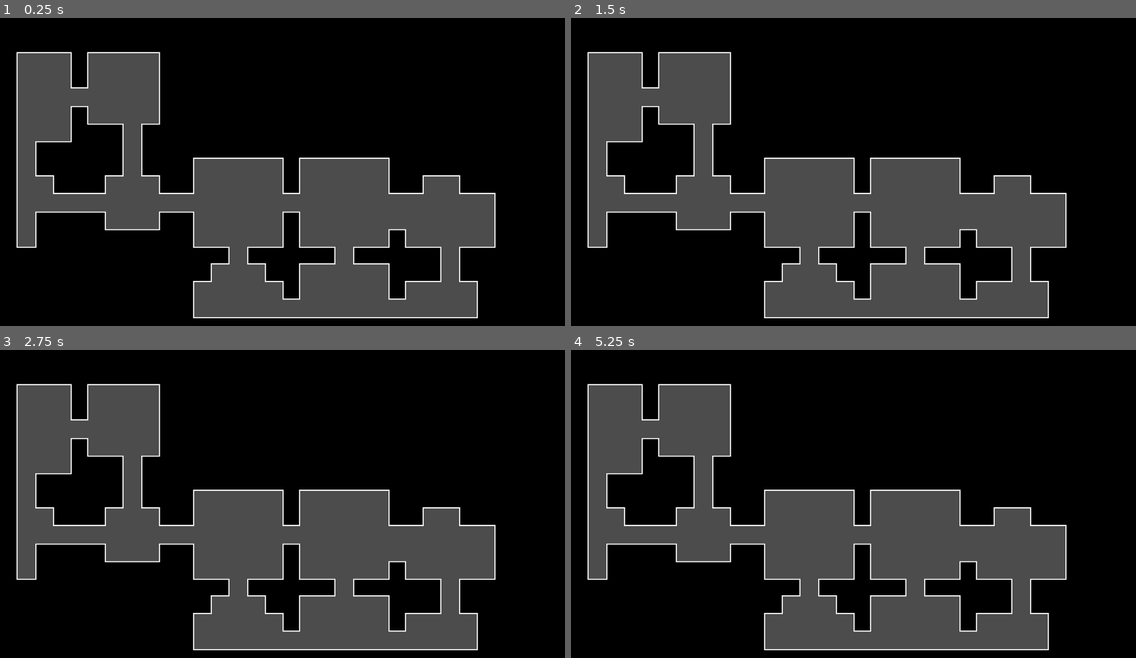
Above: before the commit, frames 1-4 (two rows, left to right).
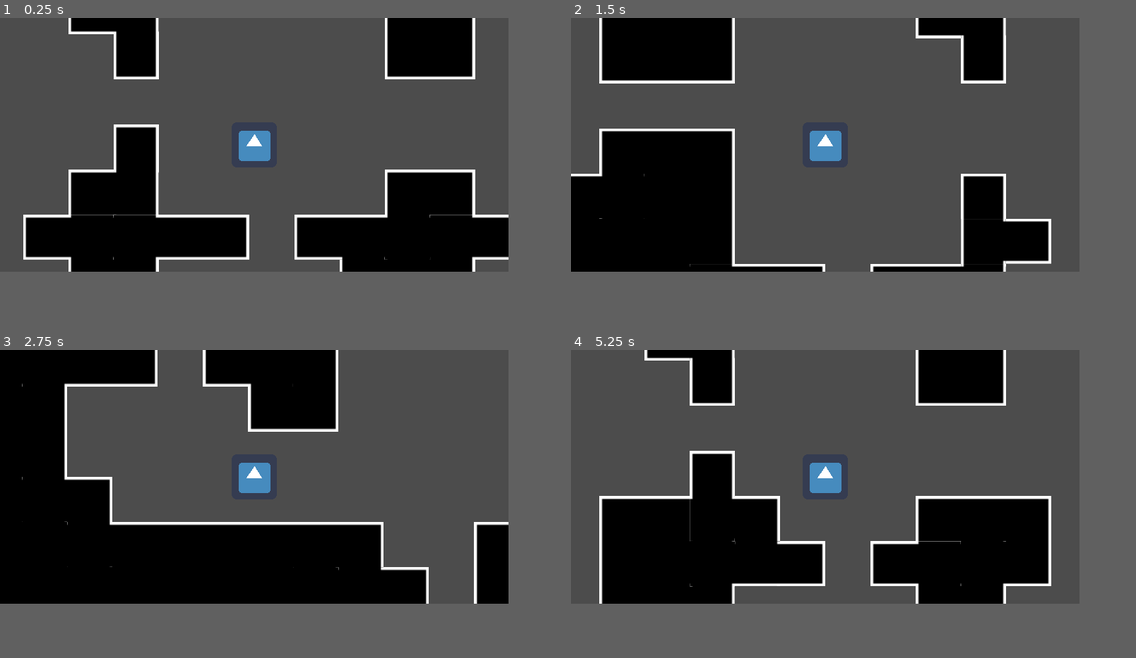
Above: after the commit, the same moments.

Repository: AyushBhargav/Dungeon-Generator
Game: Godot game, scene res://World.tscn
Same seed, same stepped clock (60 frames per second), same inputs: the game is played once before the commit and once after it. The engine's default icon, where the game draws it, is replaced by a stand-in: a white triangle on a blue panel in a dark square.
Inputs:
- Up to frame 1 (0.25 s): no input
- Up to frame 2 (1.5 s): tap Enter (ui_accept) at 0.5, 1.35 s; hold Right (ui_right) 0.53-1.28 s; hold Enter (ui_accept) 0.53-1.28 s; hold Down (ui_down) from 1.28 s (still down)
- Up to frame 3 (2.75 s): tap Enter (ui_accept) at 1.52, 1.82 s; release Down (ui_down) at 2.03 s; hold Right (ui_right) from 2.03 s (still down); hold Enter (ui_accept) from 2.03 s (still down)
- Up to frame 4 (5.25 s): release Right (ui_right) at 2.78 s; release Enter (ui_accept) at 2.78 s; hold Up (ui_up) 2.78-3.53 s; tap Enter (ui_accept) at 2.85, 3.02, 3.32, 4.35, 4.52, 4.82 s; hold Enter (ui_accept) 3.53-4.28 s; hold Left (ui_left) 3.53-5.03 s; hold Down (ui_down) from 5.03 s (still down); hold Enter (ui_accept) from 5.03 s (still down)
In our replay, the window is 800x437 before the commit and 720x360 after it. These sizes can differ from the game's own. Grey fills any space a smaller window leaves; there, only what the larger window draws over its background counts as a difference.

The runs differ from the first frame. In frame 1, 56% of the frame differs, in the area x 0-90%, y 0-98%; in frame 2, 53%; in frame 3, 51%; in frame 4, 58%.

Commit message:
Player added

Diff:
--- /dev/null
+++ b/Exit.gd
@@ -0,0 +1,5 @@
+extends Area2D
+
+signal leaving_level
+func _on_Exit_body_entered(body):
+	emit_signal("leaving_level")
--- /dev/null
+++ b/Exit.tscn
@@ -0,0 +1,19 @@
+[gd_scene load_steps=3 format=2]
+
+[ext_resource path="res://Exit.gd" type="Script" id=1]
+
+[sub_resource type="RectangleShape2D" id=1]
+extents = Vector2( 4.22977, 14.4802 )
+
+[node name="Exit" type="Area2D"]
+script = ExtResource( 1 )
+
+[node name="ColorRect" type="ColorRect" parent="."]
+margin_right = 32.0
+margin_bottom = 32.0
+
+[node name="CollisionShape2D" type="CollisionShape2D" parent="."]
+position = Vector2( 16.1888, 16.6434 )
+scale = Vector2( 3.5, 1 )
+shape = SubResource( 1 )
+[connection signal="body_entered" from="." to="." method="_on_Exit_body_entered"]
--- /dev/null
+++ b/Player.gd
@@ -0,0 +1,6 @@
+extends KinematicBody2D
+
+func _physics_process(_delta):
+	var x_input = Input.get_action_strength("ui_right") - Input.get_action_strength("ui_left")
+	var y_input = Input.get_action_strength("ui_down") - Input.get_action_strength("ui_up")
+	move_and_slide(Vector2(x_input, y_input) * 100)
--- /dev/null
+++ b/Player.tscn
@@ -0,0 +1,20 @@
+[gd_scene load_steps=4 format=2]
+
+[ext_resource path="res://Player.gd" type="Script" id=1]
+[ext_resource path="res://icon.png" type="Texture" id=2]
+
+[sub_resource type="CircleShape2D" id=1]
+radius = 15.0
+
+[node name="Player" type="KinematicBody2D"]
+script = ExtResource( 1 )
+
+[node name="Sprite" type="Sprite" parent="."]
+scale = Vector2( 0.5, 0.5 )
+texture = ExtResource( 2 )
+
+[node name="CollisionShape2D" type="CollisionShape2D" parent="."]
+shape = SubResource( 1 )
+
+[node name="Camera2D" type="Camera2D" parent="."]
+current = true
--- a/Walker.gd
+++ b/Walker.gd
@@ -9,6 +9,7 @@
 var borders = Rect2()
 var step_history = []
 var steps_since_turns = 0
+var rooms = []
 
 func _init(starting_position, new_borders):
 	assert(new_borders.has_point(starting_position))
@@ -17,7 +18,7 @@
 	borders = new_borders
 
 func walk(steps):
-	create_room(position)
+	place_room(position)
 	for step in steps:
 		if steps_since_turns >= 6:
 			change_direction()
@@ -37,7 +38,7 @@
 	return false
 
 func change_direction():
-	create_room(position)
+	place_room(position)
 	steps_since_turns = 0
 	var directions = DIRECTIONS.duplicate()
 	directions.erase(direction)
@@ -46,11 +47,23 @@
 	while not borders.has_point(position + direction):
 		direction = directions.pop_front()
 
-func create_room(position):
+func create_room(position, size):
+	return {position = position, size = size}
+
+func place_room(position):
 	var size = Vector2(randi() % 4 + 2, randi() % 4 + 2)
 	var top_left_corner = (position - size/2).ceil()
+	rooms.append(create_room(position, size))
 	for y in size.y:
 		for x in size.x:
 			var new_step = top_left_corner + Vector2(x, y)
 			if borders.has_point(new_step):
 				step_history.append(new_step)
+
+func get_end_room():
+	var end_room = rooms.pop_front()
+	var starting_position = step_history.front()
+	for room in rooms:
+		if starting_position.distance_to(room.position) > starting_position.distance_to(end_room.position):
+			end_room = room
+	return end_room
--- a/World.gd
+++ b/World.gd
@@ -1,16 +1,37 @@
 extends Node2D
+
+const Player = preload("res://Player.tscn")
+const Exit = preload("res://Exit.tscn")
 
 var borders = Rect2(1, 1, 31, 16)
 
 onready var tileMap = $TileMap
 
 func _ready():
+	randomize()
 	generate_level()
 
 func generate_level():
 	var walker = Walker.new(Vector2(19, 11), borders)
 	var map = walker.walk(200)
+
+	var player = Player.instance()
+	add_child(player)
+	player.position = map.front() * 32
+
+	var exit = Exit.instance()
+	add_child(exit)
+	exit.position = walker.get_end_room().position*32
+	exit.connect("leaving_level", self, "reload_level")
+
 	walker.queue_free()
 	for location in map:
 		tileMap.set_cellv(location, -1)
 	tileMap.update_bitmask_region(borders.position, borders.end)
+
+func _input(event):
+	if event.is_action_pressed("ui_accept"):
+		reload_level()
+
+func reload_level():
+	get_tree().reload_current_scene()
--- a/World.tscn
+++ b/World.tscn
@@ -1,8 +1,149 @@
-[gd_scene load_steps=5 format=2]
+[gd_scene load_steps=52 format=2]
 
 [ext_resource path="res://World.gd" type="Script" id=1]
 [ext_resource path="res://RandomLevelGenTileset.png" type="Texture" id=2]
 [ext_resource path="res://Walker.gd" type="Script" id=3]
+
+[sub_resource type="ConvexPolygonShape2D" id=2]
+points = PoolVector2Array( 0, 0, 32, 0, 32, 32, 0, 32 )
+
+[sub_resource type="ConvexPolygonShape2D" id=3]
+points = PoolVector2Array( 0, 0, 32, 0, 32, 32, 0, 32 )
+
+[sub_resource type="ConvexPolygonShape2D" id=4]
+points = PoolVector2Array( 0, 0, 32, 0, 32, 32, 0, 32 )
+
+[sub_resource type="ConvexPolygonShape2D" id=5]
+points = PoolVector2Array( 0, 0, 32, 0, 32, 32, 0, 32 )
+
+[sub_resource type="ConvexPolygonShape2D" id=6]
+points = PoolVector2Array( 0, 0, 32, 0, 32, 32, 0, 32 )
+
+[sub_resource type="ConvexPolygonShape2D" id=7]
+points = PoolVector2Array( 0, 0, 32, 0, 32, 32, 0, 32 )
+
+[sub_resource type="ConvexPolygonShape2D" id=8]
+points = PoolVector2Array( 0, 0, 32, 0, 32, 32, 0, 32 )
+
+[sub_resource type="ConvexPolygonShape2D" id=9]
+points = PoolVector2Array( 0, 0, 32, 0, 32, 32, 0, 32 )
+
+[sub_resource type="ConvexPolygonShape2D" id=10]
+points = PoolVector2Array( 0, 0, 32, 0, 32, 32, 0, 32 )
+
+[sub_resource type="ConvexPolygonShape2D" id=11]
+points = PoolVector2Array( 0, 0, 32, 0, 32, 32, 0, 32 )
+
+[sub_resource type="ConvexPolygonShape2D" id=12]
+points = PoolVector2Array( 0, 0, 32, 0, 32, 32, 0, 32 )
+
+[sub_resource type="ConvexPolygonShape2D" id=13]
+points = PoolVector2Array( 0, 0, 32, 0, 32, 32, 0, 32 )
+
+[sub_resource type="ConvexPolygonShape2D" id=14]
+points = PoolVector2Array( 0, 0, 32, 0, 32, 32, 0, 32 )
+
+[sub_resource type="ConvexPolygonShape2D" id=15]
+points = PoolVector2Array( 0, 0, 32, 0, 32, 32, 0, 32 )
+
+[sub_resource type="ConvexPolygonShape2D" id=16]
+points = PoolVector2Array( 0, 0, 32, 0, 32, 32, 0, 32 )
+
+[sub_resource type="ConvexPolygonShape2D" id=17]
+points = PoolVector2Array( 0, 0, 32, 0, 32, 32, 0, 32 )
+
+[sub_resource type="ConvexPolygonShape2D" id=18]
+points = PoolVector2Array( 0, 0, 32, 0, 32, 32, 0, 32 )
+
+[sub_resource type="ConvexPolygonShape2D" id=19]
+points = PoolVector2Array( 0, 0, 32, 0, 32, 32, 0, 32 )
+
+[sub_resource type="ConvexPolygonShape2D" id=20]
+points = PoolVector2Array( 0, 0, 32, 0, 32, 32, 0, 32 )
+
+[sub_resource type="ConvexPolygonShape2D" id=21]
+points = PoolVector2Array( 0, 0, 32, 0, 32, 32, 0, 32 )
+
+[sub_resource type="ConvexPolygonShape2D" id=22]
+points = PoolVector2Array( 0, 0, 32, 0, 32, 32, 0, 32 )
+
+[sub_resource type="ConvexPolygonShape2D" id=23]
+points = PoolVector2Array( 0, 0, 32, 0, 32, 32, 0, 32 )
+
+[sub_resource type="ConvexPolygonShape2D" id=24]
+points = PoolVector2Array( 0, 0, 32, 0, 32, 32, 0, 32 )
+
+[sub_resource type="ConvexPolygonShape2D" id=25]
+points = PoolVector2Array( 0, 0, 32, 0, 32, 32, 0, 32 )
+
+[sub_resource type="ConvexPolygonShape2D" id=26]
+points = PoolVector2Array( 0, 0, 32, 0, 32, 32, 0, 32 )
+
+[sub_resource type="ConvexPolygonShape2D" id=27]
+points = PoolVector2Array( 0, 0, 32, 0, 32, 32, 0, 32 )
+
+[sub_resource type="ConvexPolygonShape2D" id=28]
+points = PoolVector2Array( 0, 0, 32, 0, 32, 32, 0, 32 )
+
+[sub_resource type="ConvexPolygonShape2D" id=29]
+points = PoolVector2Array( 0, 0, 32, 0, 32, 32, 0, 32 )
+
+[sub_resource type="ConvexPolygonShape2D" id=30]
+points = PoolVector2Array( 0, 0, 32, 0, 32, 32, 0, 32 )
+
+[sub_resource type="ConvexPolygonShape2D" id=31]
+points = PoolVector2Array( 0, 0, 32, 0, 32, 32, 0, 32 )
+
+[sub_resource type="ConvexPolygonShape2D" id=32]
+points = PoolVector2Array( 0, 0, 32, 0, 32, 32, 0, 32 )
+
+[sub_resource type="ConvexPolygonShape2D" id=33]
+points = PoolVector2Array( 0, 0, 32, 0, 32, 32, 0, 32 )
+
+[sub_resource type="ConvexPolygonShape2D" id=34]
+points = PoolVector2Array( 0, 0, 32, 0, 32, 32, 0, 32 )
+
+[sub_resource type="ConvexPolygonShape2D" id=35]
+points = PoolVector2Array( 0, 0, 32, 0, 32, 32, 0, 32 )
+
+[sub_resource type="ConvexPolygonShape2D" id=36]
+points = PoolVector2Array( 0, 0, 32, 0, 32, 32, 0, 32 )
+
+[sub_resource type="ConvexPolygonShape2D" id=37]
+points = PoolVector2Array( 0, 0, 32, 0, 32, 32, 0, 32 )
+
+[sub_resource type="ConvexPolygonShape2D" id=38]
+points = PoolVector2Array( 0, 0, 32, 0, 32, 32, 0, 32 )
+
+[sub_resource type="ConvexPolygonShape2D" id=39]
+points = PoolVector2Array( 0, 0, 32, 0, 32, 32, 0, 32 )
+
+[sub_resource type="ConvexPolygonShape2D" id=40]
+points = PoolVector2Array( 0, 0, 32, 0, 32, 32, 0, 32 )
+
+[sub_resource type="ConvexPolygonShape2D" id=41]
+points = PoolVector2Array( 0, 0, 32, 0, 32, 32, 0, 32 )
+
+[sub_resource type="ConvexPolygonShape2D" id=42]
+points = PoolVector2Array( 0, 0, 32, 0, 32, 32, 0, 32 )
+
+[sub_resource type="ConvexPolygonShape2D" id=43]
+points = PoolVector2Array( 0, 0, 32, 0, 32, 32, 0, 32 )
+
+[sub_resource type="ConvexPolygonShape2D" id=44]
+points = PoolVector2Array( 0, 0, 32, 0, 32, 32, 0, 32 )
+
+[sub_resource type="ConvexPolygonShape2D" id=45]
+points = PoolVector2Array( 0, 0, 32, 0, 32, 32, 0, 32 )
+
+[sub_resource type="ConvexPolygonShape2D" id=46]
+points = PoolVector2Array( 0, 0, 32, 0, 32, 32, 0, 32 )
+
+[sub_resource type="ConvexPolygonShape2D" id=47]
+points = PoolVector2Array( 0, 0, 32, 0, 32, 32, 0, 32 )
+
+[sub_resource type="ConvexPolygonShape2D" id=48]
+points = PoolVector2Array( 0, 0, 32, 0, 32, 32, 0, 32 )
 
 [sub_resource type="TileSet" id=1]
 0/name = "RandomLevelGenTileset.png 0"
@@ -22,7 +163,289 @@
 0/autotile/z_index_map = [  ]
 0/occluder_offset = Vector2( 0, 0 )
 0/navigation_offset = Vector2( 0, 0 )
-0/shapes = [  ]
+0/shapes = [ {
+"autotile_coord": Vector2( 0, 0 ),
+"one_way": false,
+"one_way_margin": 1.0,
+"shape": SubResource( 2 ),
+"shape_transform": Transform2D( 1, 0, 0, 1, 0, 0 )
+}, {
+"autotile_coord": Vector2( 2, 0 ),
+"one_way": false,
+"one_way_margin": 1.0,
+"shape": SubResource( 3 ),
+"shape_transform": Transform2D( 1, 0, 0, 1, 0, 0 )
+}, {
+"autotile_coord": Vector2( 1, 0 ),
+"one_way": false,
+"one_way_margin": 1.0,
+"shape": SubResource( 4 ),
+"shape_transform": Transform2D( 1, 0, 0, 1, 0, 0 )
+}, {
+"autotile_coord": Vector2( 3, 0 ),
+"one_way": false,
+"one_way_margin": 1.0,
+"shape": SubResource( 5 ),
+"shape_transform": Transform2D( 1, 0, 0, 1, 0, 0 )
+}, {
+"autotile_coord": Vector2( 4, 4 ),
+"one_way": false,
+"one_way_margin": 1.0,
+"shape": SubResource( 6 ),
+"shape_transform": Transform2D( 1, 0, 0, 1, 0, 0 )
+}, {
+"autotile_coord": Vector2( 5, 4 ),
+"one_way": false,
+"one_way_margin": 1.0,
+"shape": SubResource( 7 ),
+"shape_transform": Transform2D( 1, 0, 0, 1, 0, 0 )
+}, {
+"autotile_coord": Vector2( 6, 4 ),
+"one_way": false,
+"one_way_margin": 1.0,
+"shape": SubResource( 8 ),
+"shape_transform": Transform2D( 1, 0, 0, 1, 0, 0 )
+}, {
+"autotile_coord": Vector2( 7, 4 ),
+"one_way": false,
+"one_way_margin": 1.0,
+"shape": SubResource( 9 ),
+"shape_transform": Transform2D( 1, 0, 0, 1, 0, 0 )
+}, {
+"autotile_coord": Vector2( 8, 1 ),
+"one_way": false,
+"one_way_margin": 1.0,
+"shape": SubResource( 10 ),
+"shape_transform": Transform2D( 1, 0, 0, 1, 0, 0 )
+}, {
+"autotile_coord": Vector2( 8, 2 ),
+"one_way": false,
+"one_way_margin": 1.0,
+"shape": SubResource( 11 ),
+"shape_transform": Transform2D( 1, 0, 0, 1, 0, 0 )
+}, {
+"autotile_coord": Vector2( 8, 3 ),
+"one_way": false,
+"one_way_margin": 1.0,
+"shape": SubResource( 12 ),
+"shape_transform": Transform2D( 1, 0, 0, 1, 0, 0 )
+}, {
+"autotile_coord": Vector2( 8, 0 ),
+"one_way": false,
+"one_way_margin": 1.0,
+"shape": SubResource( 13 ),
+"shape_transform": Transform2D( 1, 0, 0, 1, 0, 0 )
+}, {
+"autotile_coord": Vector2( 9, 0 ),
+"one_way": false,
+"one_way_margin": 1.0,
+"shape": SubResource( 14 ),
+"shape_transform": Transform2D( 1, 0, 0, 1, 0, 0 )
+}, {
+"autotile_coord": Vector2( 9, 1 ),
+"one_way": false,
+"one_way_margin": 1.0,
+"shape": SubResource( 15 ),
+"shape_transform": Transform2D( 1, 0, 0, 1, 0, 0 )
+}, {
+"autotile_coord": Vector2( 9, 2 ),
+"one_way": false,
+"one_way_margin": 1.0,
+"shape": SubResource( 16 ),
+"shape_transform": Transform2D( 1, 0, 0, 1, 0, 0 )
+}, {
+"autotile_coord": Vector2( 10, 2 ),
+"one_way": false,
+"one_way_margin": 1.0,
+"shape": SubResource( 17 ),
+"shape_transform": Transform2D( 1, 0, 0, 1, 0, 0 )
+}, {
+"autotile_coord": Vector2( 9, 3 ),
+"one_way": false,
+"one_way_margin": 1.0,
+"shape": SubResource( 18 ),
+"shape_transform": Transform2D( 1, 0, 0, 1, 0, 0 )
+}, {
+"autotile_coord": Vector2( 10, 3 ),
+"one_way": false,
+"one_way_margin": 1.0,
+"shape": SubResource( 19 ),
+"shape_transform": Transform2D( 1, 0, 0, 1, 0, 0 )
+}, {
+"autotile_coord": Vector2( 8, 4 ),
+"one_way": false,
+"one_way_margin": 1.0,
+"shape": SubResource( 20 ),
+"shape_transform": Transform2D( 1, 0, 0, 1, 0, 0 )
+}, {
+"autotile_coord": Vector2( 7, 0 ),
+"one_way": false,
+"one_way_margin": 1.0,
+"shape": SubResource( 21 ),
+"shape_transform": Transform2D( 1, 0, 0, 1, 0, 0 )
+}, {
+"autotile_coord": Vector2( 7, 1 ),
+"one_way": false,
+"one_way_margin": 1.0,
+"shape": SubResource( 22 ),
+"shape_transform": Transform2D( 1, 0, 0, 1, 0, 0 )
+}, {
+"autotile_coord": Vector2( 7, 2 ),
+"one_way": false,
+"one_way_margin": 1.0,
+"shape": SubResource( 23 ),
+"shape_transform": Transform2D( 1, 0, 0, 1, 0, 0 )
+}, {
+"autotile_coord": Vector2( 7, 3 ),
+"one_way": false,
+"one_way_margin": 1.0,
+"shape": SubResource( 24 ),
+"shape_transform": Transform2D( 1, 0, 0, 1, 0, 0 )
+}, {
+"autotile_coord": Vector2( 6, 3 ),
+"one_way": false,
+"one_way_margin": 1.0,
+"shape": SubResource( 25 ),
+"shape_transform": Transform2D( 1, 0, 0, 1, 0, 0 )
+}, {
+"autotile_coord": Vector2( 6, 2 ),
+"one_way": false,
+"one_way_margin": 1.0,
+"shape": SubResource( 26 ),
+"shape_transform": Transform2D( 1, 0, 0, 1, 0, 0 )
+}, {
+"autotile_coord": Vector2( 6, 1 ),
+"one_way": false,
+"one_way_margin": 1.0,
+"shape": SubResource( 27 ),
+"shape_transform": Transform2D( 1, 0, 0, 1, 0, 0 )
+}, {
+"autotile_coord": Vector2( 6, 0 ),
+"one_way": false,
+"one_way_margin": 1.0,
+"shape": SubResource( 28 ),
+"shape_transform": Transform2D( 1, 0, 0, 1, 0, 0 )
+}, {
+"autotile_coord": Vector2( 5, 0 ),
+"one_way": false,
+"one_way_margin": 1.0,
+"shape": SubResource( 29 ),
+"shape_transform": Transform2D( 1, 0, 0, 1, 0, 0 )
+}, {
+"autotile_coord": Vector2( 5, 1 ),
+"one_way": false,
+"one_way_margin": 1.0,
+"shape": SubResource( 30 ),
+"shape_transform": Transform2D( 1, 0, 0, 1, 0, 0 )
+}, {
+"autotile_coord": Vector2( 5, 2 ),
+"one_way": false,
+"one_way_margin": 1.0,
+"shape": SubResource( 31 ),
+"shape_transform": Transform2D( 1, 0, 0, 1, 0, 0 )
+}, {
+"autotile_coord": Vector2( 5, 3 ),
+"one_way": false,
+"one_way_margin": 1.0,
+"shape": SubResource( 32 ),
+"shape_transform": Transform2D( 1, 0, 0, 1, 0, 0 )
+}, {
+"autotile_coord": Vector2( 4, 0 ),
+"one_way": false,
+"one_way_margin": 1.0,
+"shape": SubResource( 33 ),
+"shape_transform": Transform2D( 1, 0, 0, 1, 0, 0 )
+}, {
+"autotile_coord": Vector2( 4, 1 ),
+"one_way": false,
+"one_way_margin": 1.0,
+"shape": SubResource( 34 ),
+"shape_transform": Transform2D( 1, 0, 0, 1, 0, 0 )
+}, {
+"autotile_coord": Vector2( 4, 2 ),
+"one_way": false,
+"one_way_margin": 1.0,
+"shape": SubResource( 35 ),
+"shape_transform": Transform2D( 1, 0, 0, 1, 0, 0 )
+}, {
+"autotile_coord": Vector2( 4, 3 ),
+"one_way": false,
+"one_way_margin": 1.0,
+"shape": SubResource( 36 ),
+"shape_transform": Transform2D( 1, 0, 0, 1, 0, 0 )
+}, {
+"autotile_coord": Vector2( 3, 1 ),
+"one_way": false,
+"one_way_margin": 1.0,
+"shape": SubResource( 37 ),
+"shape_transform": Transform2D( 1, 0, 0, 1, 0, 0 )
+}, {
+"autotile_coord": Vector2( 3, 2 ),
+"one_way": false,
+"one_way_margin": 1.0,
+"shape": SubResource( 38 ),
+"shape_transform": Transform2D( 1, 0, 0, 1, 0, 0 )
+}, {
+"autotile_coord": Vector2( 3, 3 ),
+"one_way": false,
+"one_way_margin": 1.0,
+"shape": SubResource( 39 ),
+"shape_transform": Transform2D( 1, 0, 0, 1, 0, 0 )
+}, {
+"autotile_coord": Vector2( 2, 1 ),
+"one_way": false,
+"one_way_margin": 1.0,
+"shape": SubResource( 40 ),
+"shape_transform": Transform2D( 1, 0, 0, 1, 0, 0 )
+}, {
+"autotile_coord": Vector2( 2, 2 ),
+"one_way": false,
+"one_way_margin": 1.0,
+"shape": SubResource( 41 ),
+"shape_transform": Transform2D( 1, 0, 0, 1, 0, 0 )
+}, {
+"autotile_coord": Vector2( 2, 3 ),
+"one_way": false,
+"one_way_margin": 1.0,
+"shape": SubResource( 42 ),
+"shape_transform": Transform2D( 1, 0, 0, 1, 0, 0 )
+}, {
+"autotile_coord": Vector2( 1, 3 ),
+"one_way": false,
+"one_way_margin": 1.0,
+"shape": SubResource( 43 ),
+"shape_transform": Transform2D( 1, 0, 0, 1, 0, 0 )
+}, {
+"autotile_coord": Vector2( 0, 3 ),
+"one_way": false,
+"one_way_margin": 1.0,
+"shape": SubResource( 44 ),
+"shape_transform": Transform2D( 1, 0, 0, 1, 0, 0 )
+}, {
+"autotile_coord": Vector2( 1, 2 ),
+"one_way": false,
+"one_way_margin": 1.0,
+"shape": SubResource( 45 ),
+"shape_transform": Transform2D( 1, 0, 0, 1, 0, 0 )
+}, {
+"autotile_coord": Vector2( 1, 1 ),
+"one_way": false,
+"one_way_margin": 1.0,
+"shape": SubResource( 46 ),
+"shape_transform": Transform2D( 1, 0, 0, 1, 0, 0 )
+}, {
+"autotile_coord": Vector2( 0, 1 ),
+"one_way": false,
+"one_way_margin": 1.0,
+"shape": SubResource( 47 ),
+"shape_transform": Transform2D( 1, 0, 0, 1, 0, 0 )
+}, {
+"autotile_coord": Vector2( 0, 2 ),
+"one_way": false,
+"one_way_margin": 1.0,
+"shape": SubResource( 48 ),
+"shape_transform": Transform2D( 1, 0, 0, 1, 0, 0 )
+} ]
 0/z_index = 0
 
 [node name="World" type="Node2D"]
--- a/project.godot
+++ b/project.godot
@@ -26,7 +26,12 @@
 
 [display]
 
-window/size/height=560
+window/size/width=360
+window/size/height=180
+window/size/test_width=1280
+window/size/test_height=720
+window/stretch/mode="2d"
+window/stretch/aspect="keep"
 
 [rendering]
 
